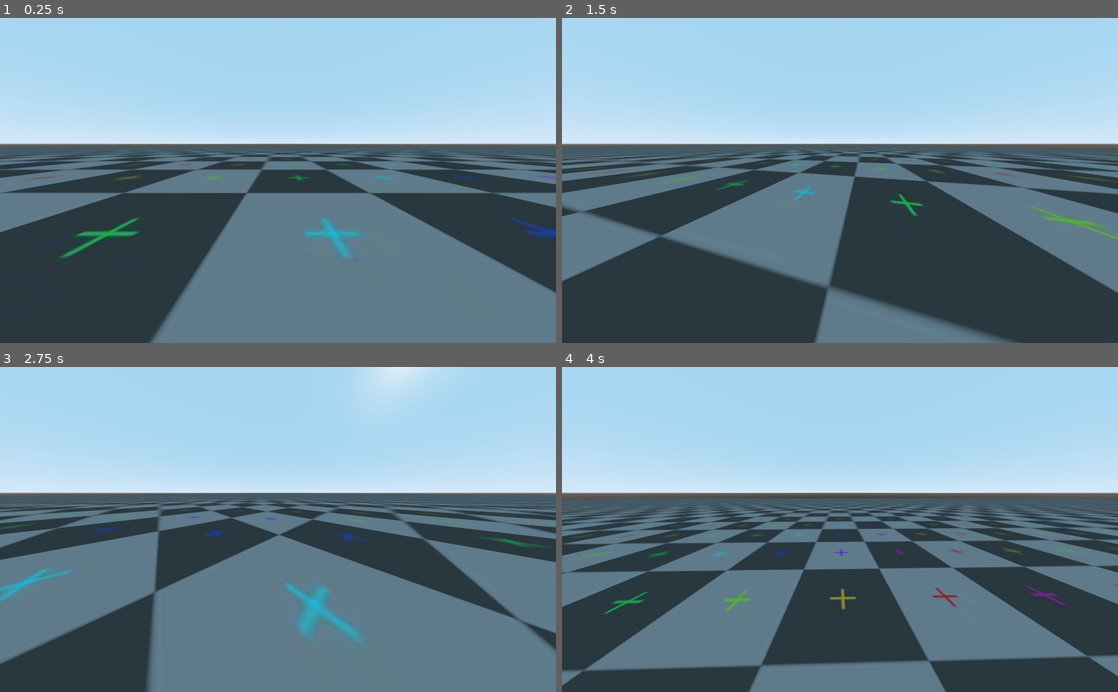
Above: before the commit, frames 1-4 (two rows, left to right).
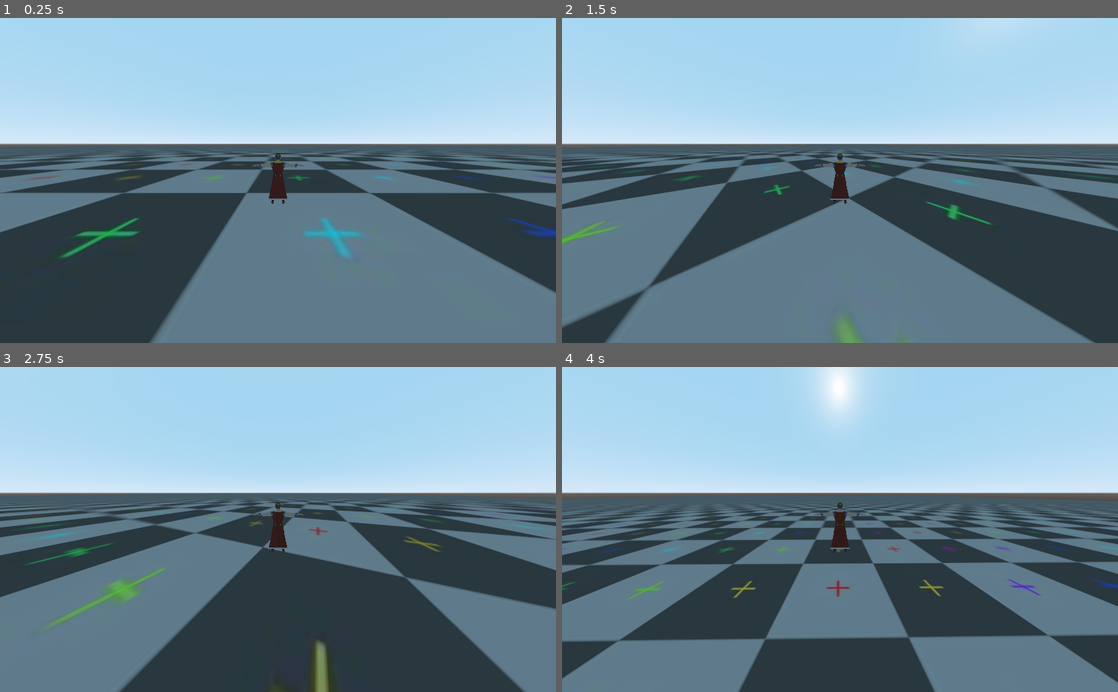
Above: after the commit, the same moments.

Repository: Cofica17/2idiots
Game: Godot game, scene res://scenes/Test.tscn
Same seed, same stepped clock (60 frames per second), same inputs: the game is played once before the commit and once after it.
Inputs:
- Up to frame 1 (0.25 s): no input
- Up to frame 2 (1.5 s): tap Enter at 0.5 s; hold D (move_right) 0.53-1.28 s; hold Shift (walk) 0.53-1.28 s; tap Space (jump) at 0.77 s; hold S (move_back) from 1.28 s (still down); tap Shift (walk) at 1.35 s
- Up to frame 3 (2.75 s): tap Space (jump) at 1.52 s; release S (move_back) at 2.03 s; hold D (move_right) from 2.03 s (still down); hold Shift (walk) from 2.03 s (still down)
- Up to frame 4 (4 s): release D (move_right) at 2.78 s; release Shift (walk) at 2.78 s; hold W (move_forward) 2.78-3.53 s; tap Shift (walk) at 2.85 s; tap Space (jump) at 3.02, 3.77 s; hold A (move_left) from 3.53 s (still down); hold Shift (walk) from 3.53 s (still down)

The runs differ from the first frame. In frame 1, 0.3% of the frame differs, in the area x 45-55%, y 41-58%; in frame 2, 36%; in frame 3, 42%; in frame 4, 46%, in the area x 0-100%, y 0-100%.

Commit message:
Fixed test scene to include character, changed turning angle

Diff:
--- a/scenes/Test.tscn
+++ b/scenes/Test.tscn
@@ -1,7 +1,8 @@
-[gd_scene load_steps=4 format=2]
+[gd_scene load_steps=5 format=2]
 
 [ext_resource path="res://scenes/Player.tscn" type="PackedScene" id=1]
 [ext_resource path="res://assets/textures/l8n7cgraly071.png" type="Texture" id=2]
+[ext_resource path="res://assets/characthers/models/fbx/people_unity/king.fbx" type="PackedScene" id=3]
 
 [sub_resource type="SpatialMaterial" id=1]
 albedo_texture = ExtResource( 2 )
@@ -18,3 +19,4 @@
 
 [node name="Player" parent="." instance=ExtResource( 1 )]
 transform = Transform( 1, 0, 0, 0, 1, 0, 0, 0, 1, 20.461, 0.728938, 70.091 )
+character_model = ExtResource( 3 )
--- a/scripts/Player.gd
+++ b/scripts/Player.gd
@@ -8,7 +8,7 @@
 export var running_speed = 10
 export var walking_speed = 4
 export var stopping_speed = 0.1
-export var turn_angle = 0.1
+export var turn_angle = 0.05
 export var gravity = Vector3(0, -35, 0)
 export var jump_strength = 15
 export var jump_strength_walk_modifier = 0.7
